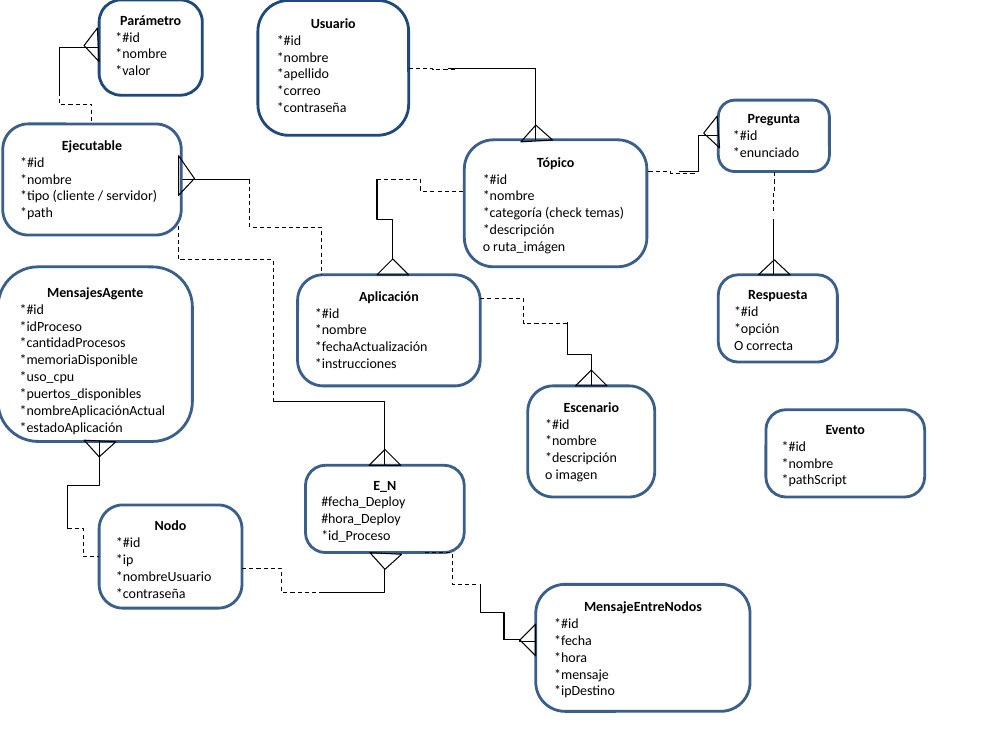
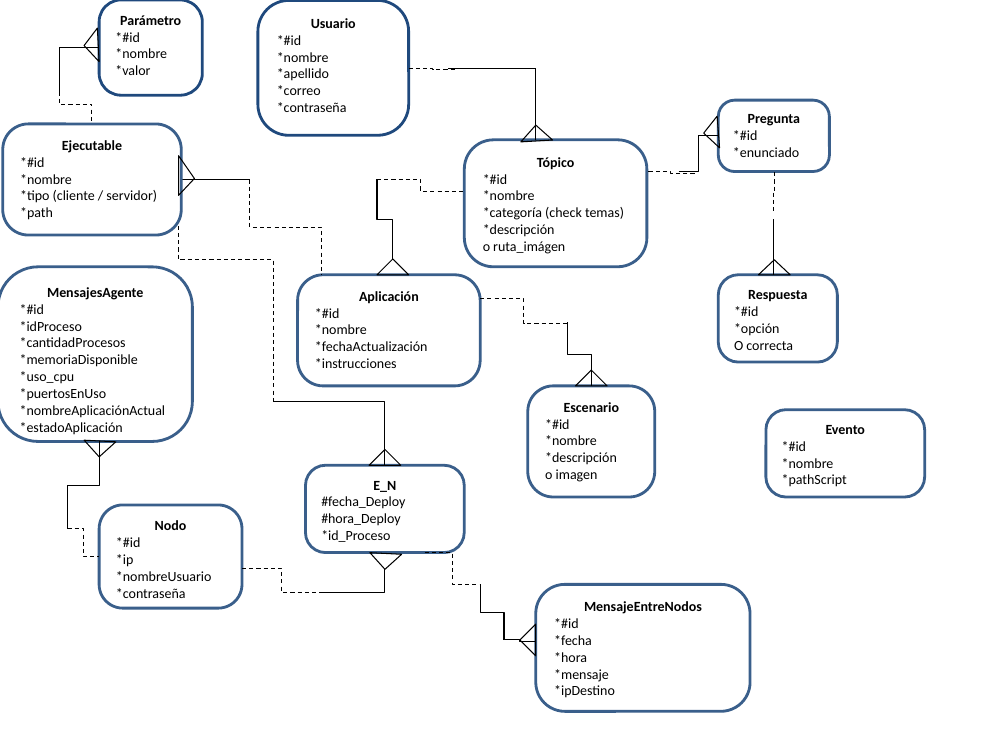
Before and after one commit to qckzr/teg-hs, a slide deck: slide 1 of Documentos/er.pptx. Drawn at 1008x756 pixels with LibreOffice and Linux fonts; fonts in the diff are those of the drawing. Boxes give left, top, right and bottom in pixels: in the first picture for what was removed or moved away, otherwise in the second. Text is boxed around its words. In the diff, an @@ line names an element or a change of style, - is before the commit and + after.

```diff
--- a/Documentos/er.pptx
+++ b/Documentos/er.pptx
@@ text in rounded rectangle at <box>20,388,107,401</box>: text changed @@
-*puertos_disponibles
+*puertosEnUso
```
Also in this commit, not shown: 8 other files.
